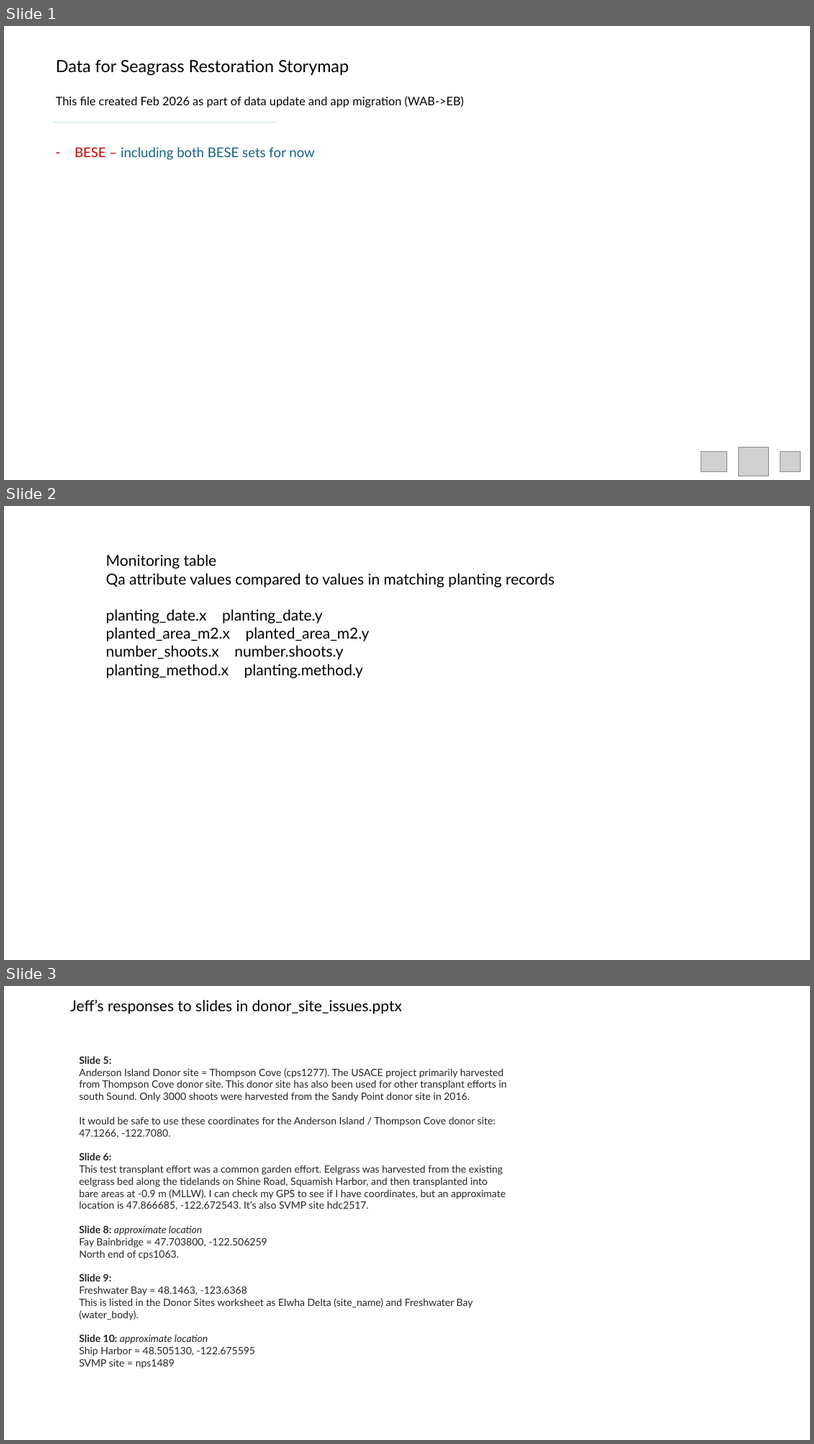
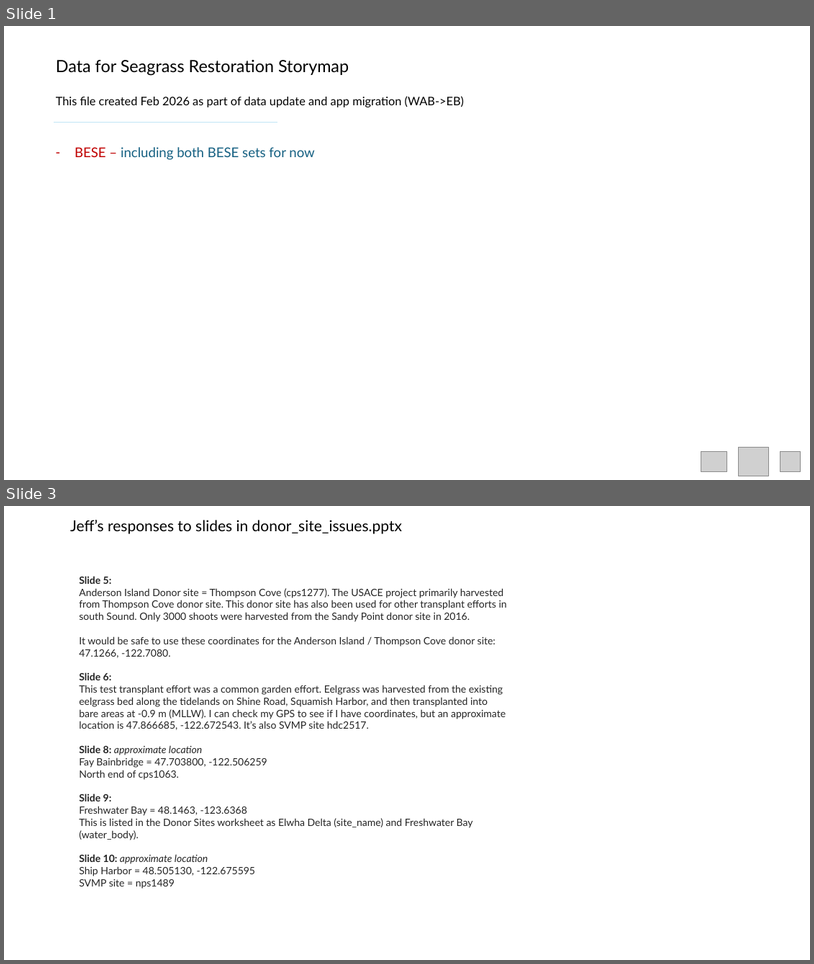
Before and after one commit to WA-Nearshore/seagrass-restoration-processing, a slide deck: docs/seagrass_restoration_storymap_notes.pptx. Shown one above the other, each under a label of ours: slides 1, 2 and 3 before the commit, slides 1 and 3 after it; the slides between them are not shown. The pictures are 814x1444 and 814x964 pixels, drawn with LibreOffice and Linux fonts; fonts in the diff are those of the drawing; grey boxes stand for pictures. Boxes give left, top, right and bottom in pixels: in the first picture for what was removed or moved away, otherwise in the second. Text is boxed around its words. In the diff, an @@ line names an element or a change of style, - is before the commit and + after.

Commit message:
Working on a viable planting_name variable for plantings table.

```diff
--- a/docs/seagrass_restoration_storymap_notes.pptx
+++ b/docs/seagrass_restoration_storymap_notes.pptx
@@ slide 2 removed at <box>4,506,810,960</box>, background #FFFFFF @@
@@ text removed at <box>106,554,555,678</box> @@
-Monitoring table
-Qa attribute values compared to values in matching planting records
-planting_date.x planting_date.y
-planted_area_m2.x planted_area_m2.y
-number_shoots.x number.shoots.y
-planting_method.x planting.method.y
```
Also in this commit, not shown: 1 slide changed, 1 slide added, 9 other files.
